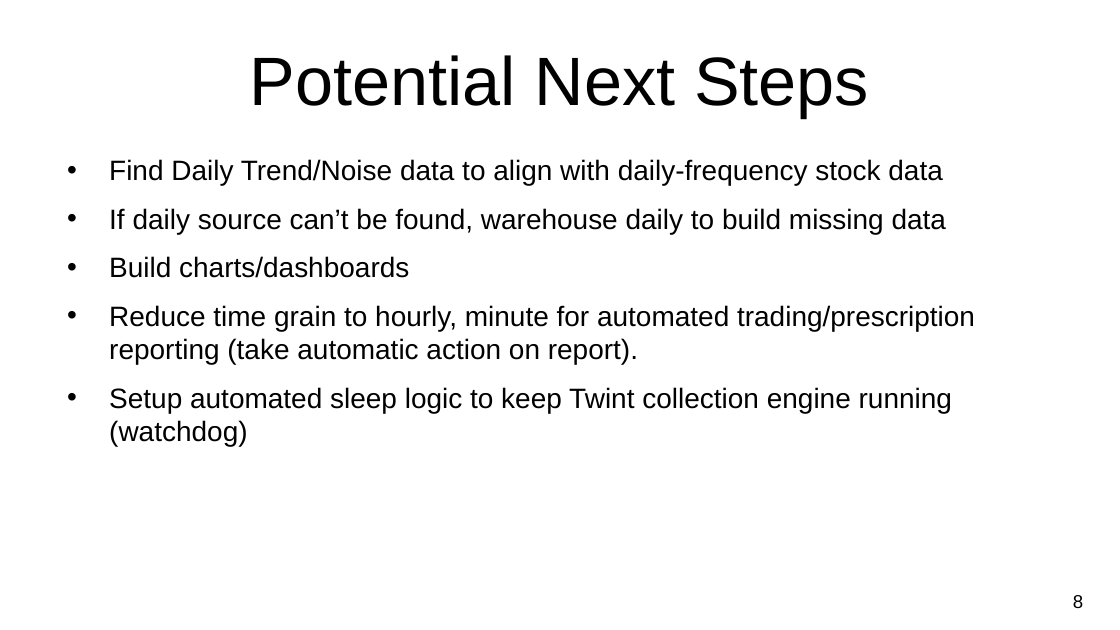
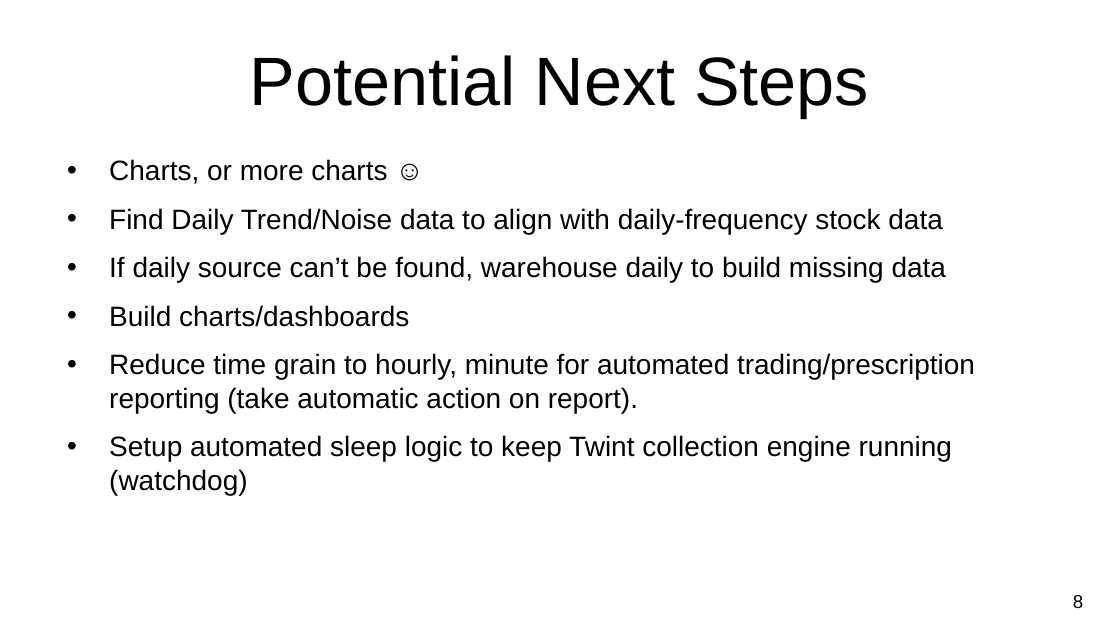
Before and after one commit to CCC-GH/Stocks-ETL-Project, a slide deck: slide 9 of NU-Project2_Stocks.pptx. Drawn at 1120x630 pixels with LibreOffice and Linux fonts; fonts in the diff are those of the drawing; background and template pictures are left out. Boxes give left, top, right and bottom in pixels: in the first picture for what was removed or moved away, otherwise in the second. Text is boxed around its words. In the diff, an @@ line names an element or a change of style, - is before the commit and + after.

```diff
--- a/NU-Project2_Stocks.pptx
+++ b/NU-Project2_Stocks.pptx
@@ text at (x1=109, y1=159, x2=387, y2=184): paragraph added @@
+• Charts, or more charts ☺
```
